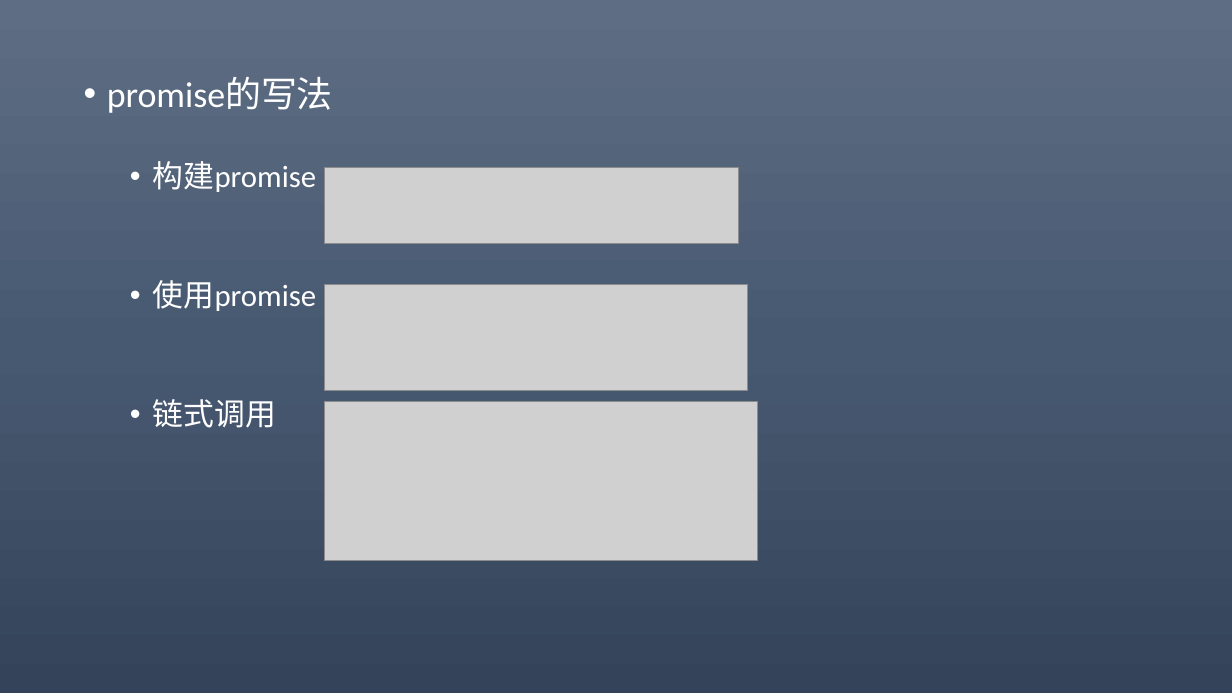
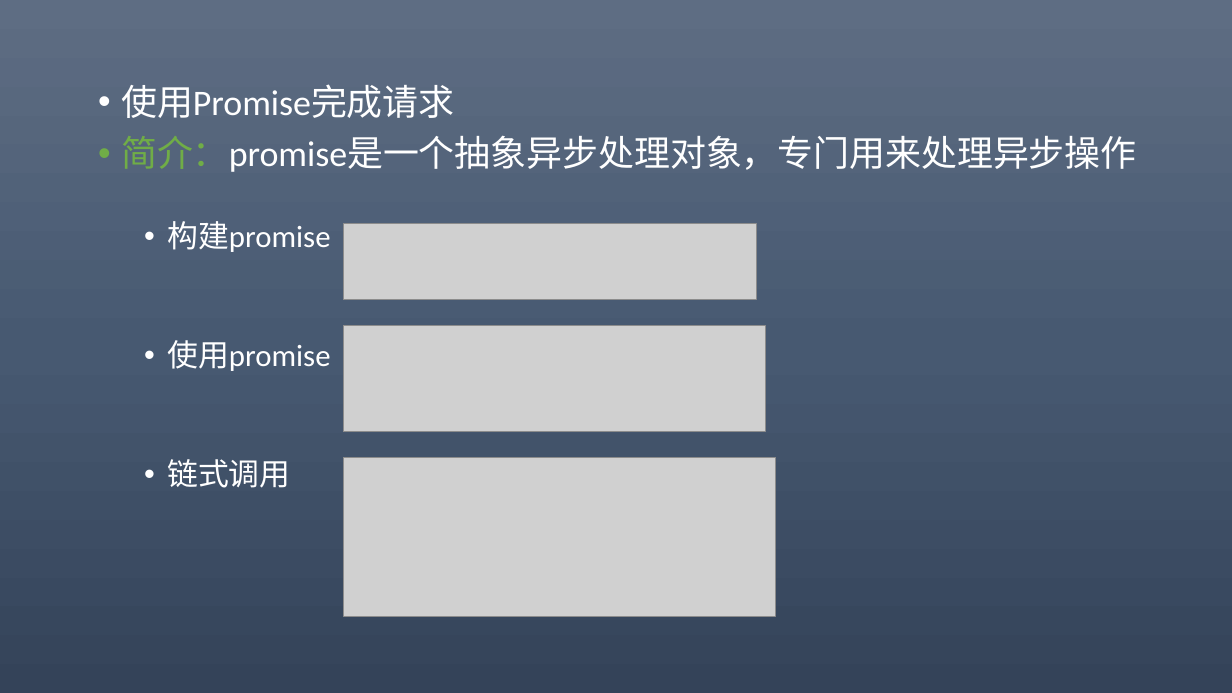
Before and after one commit to 369857519/AlgorithmPractise, a slide deck: slide 15 of eXT.pptx (slide 12 before the commit). Drawn at 1232x693 pixels with LibreOffice and Linux fonts; fonts in the diff are those of the drawing; grey boxes stand for pictures. Boxes give left, top, right and bottom in pixels: in the first picture for what was removed or moved away, otherwise in the second. Text is boxed around its words. In the diff, an @@ line names an element or a change of style, - is before the commit and + after.

```diff
--- a/eXT.pptx
+++ b/eXT.pptx
@@ text "使用Promise完成请求": place and size @@
-text "使用Promise完成请求" at bbox=[107, 77, 333, 428]
+text "使用Promise完成请求" at bbox=[121, 84, 1137, 488]
@@ text at bbox=[121, 84, 1137, 172]: text changed @@
-• promise的写法
+• 使用Promise完成请求
+• 简介：promise是一个抽象异步处理对象，专门用来处理异步操作
@@ picture: place and size @@
-picture at bbox=[325, 167, 738, 243]
+picture at bbox=[343, 224, 756, 299]
@@ picture: place and size @@
-picture at bbox=[325, 284, 748, 390]
+picture at bbox=[343, 325, 765, 432]
@@ picture: place and size @@
-picture at bbox=[325, 401, 758, 560]
+picture at bbox=[343, 457, 775, 616]
```
Also in this commit, not shown: 6 other slides changed, 14 slides added, 11 slides removed, 10 other files.
